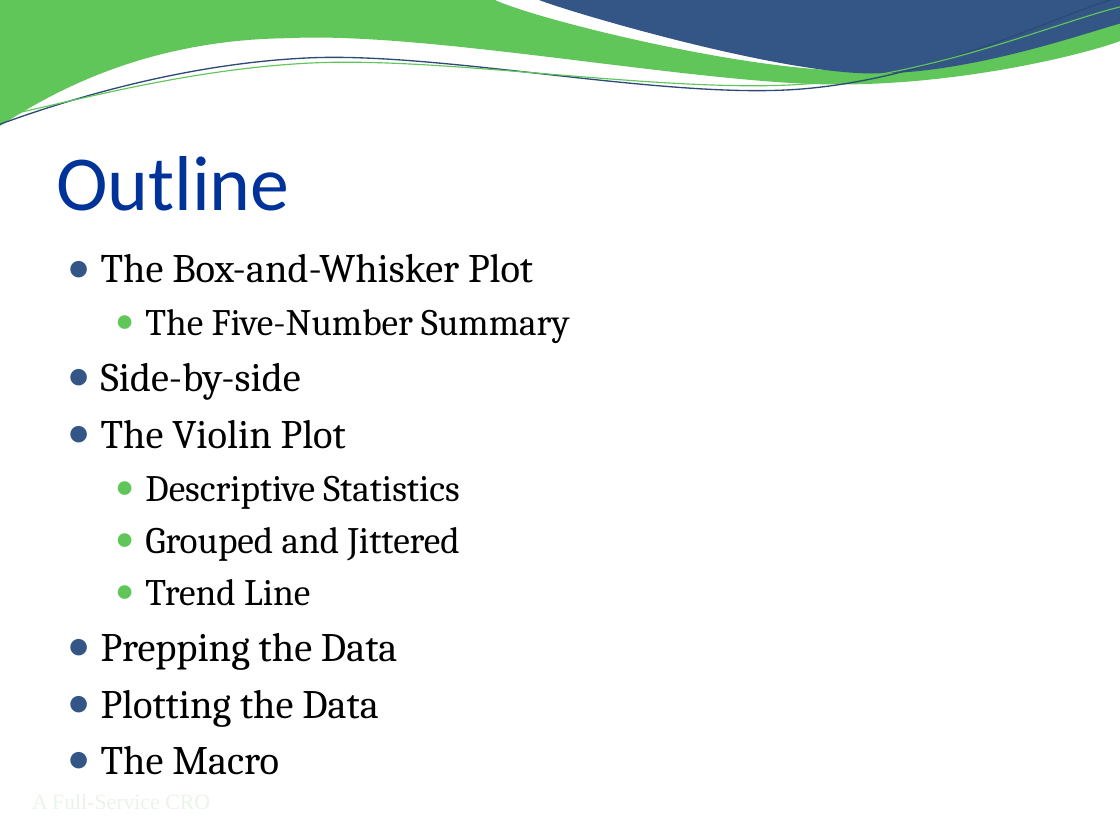
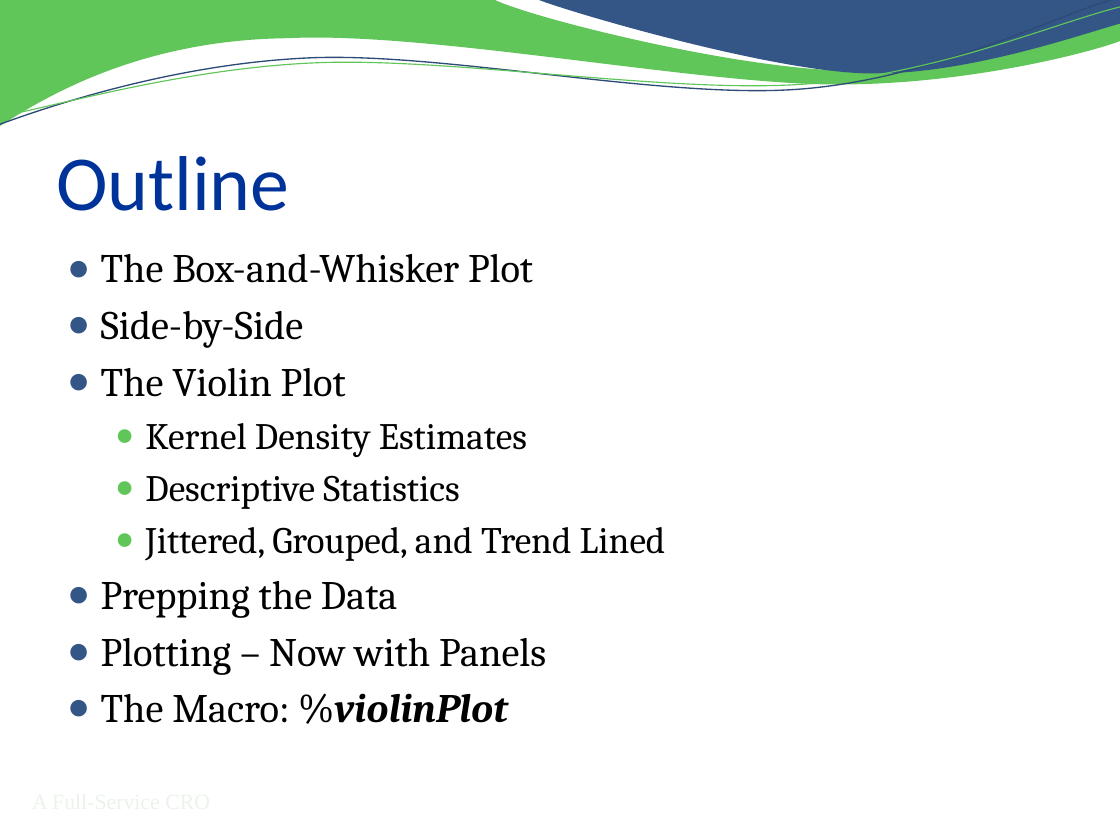
Before and after one commit to RhoInc/sas-violinPlot, a slide deck: slide 2 of doc/Presentation.pptx. Drawn at 1120x840 pixels with LibreOffice and Linux fonts; fonts in the diff are those of the drawing; background and template pictures are left out. Boxes give left, top, right and bottom in pixels: in the first picture for what was removed or moved away, otherwise in the second. Text is boxed around its words. In the diff, an @@ line names an element or a change of style, - is before the commit and + after.

```diff
--- a/doc/Presentation.pptx
+++ b/doc/Presentation.pptx
@@ text at box(101, 311, 303, 348): text changed; size 24 to 26 pt @@
-  ● The Five-Number Summary
-● Side-by-side
+● Side-by-Side
@@ text at box(145, 423, 527, 457): paragraph added @@
+  ● Kernel Density Estimates
@@ text at box(145, 527, 666, 561): text changed @@
-  ● Grouped and Jittered
-  ● Trend Line
+  ● Jittered, Grouped, and Trend Lined
@@ text at box(101, 638, 546, 724): text changed @@
-● Plotting the Data
-● The Macro
+● Plotting – Now with Panels
+● The Macro: %violinPlot
```
Also in this commit, not shown: 12 other slides changed, 3 slides added, 2 slides removed.
